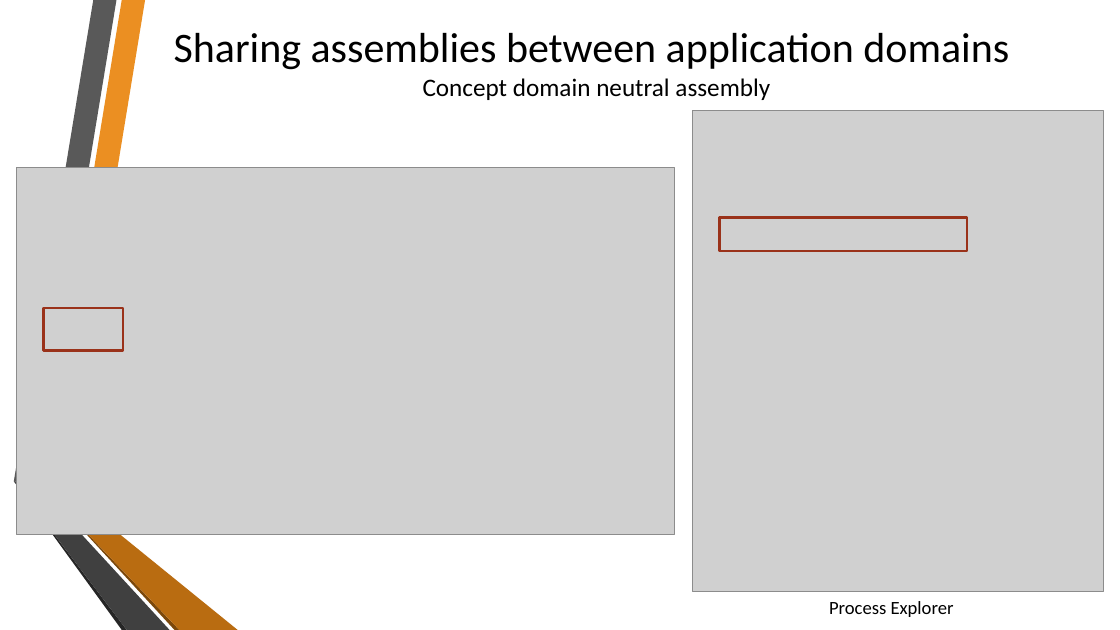
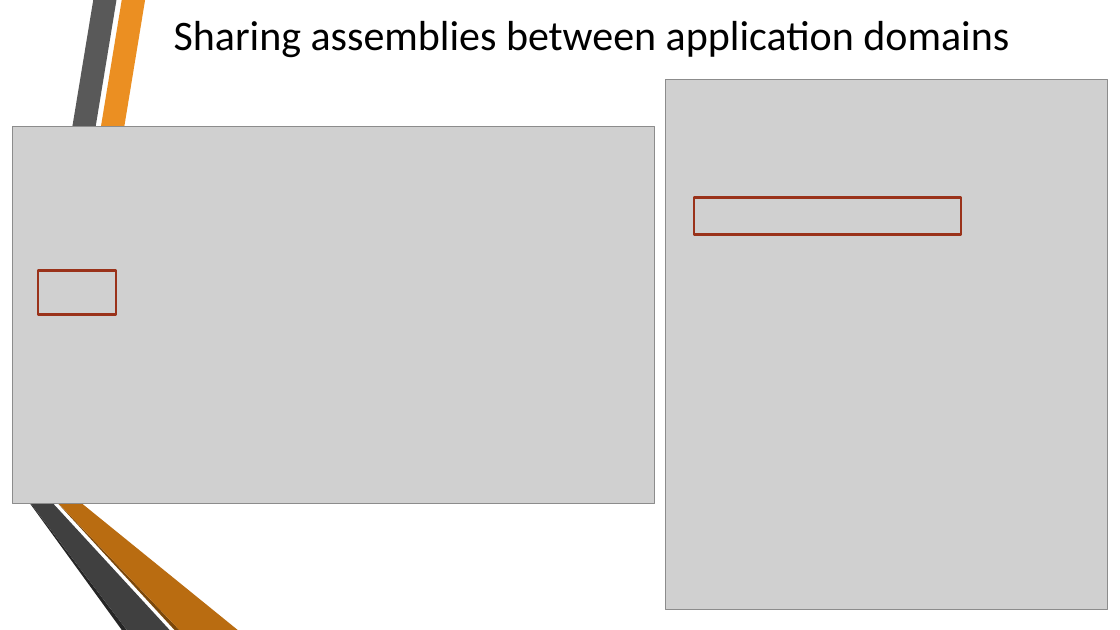
Before and after one commit to sflusov/IISSharingAssemblies, a slide deck: slide 12 of presentation/Sharing common assemblies.pptx (slide 11 before the commit). Drawn at 1120x630 pixels with LibreOffice and Linux fonts; fonts in the diff are those of the drawing; grey boxes stand for pictures; background and template pictures are left out. Boxes give left, top, right and bottom in pixels: in the first picture for what was removed or moved away, otherwise in the second. Text is boxed around its words. In the diff, an @@ line names an element or a change of style, - is before the commit and + after.

```diff
--- a/presentation/Sharing common assemblies.pptx
+++ b/presentation/Sharing common assemblies.pptx
@@ title at [174,21,1009,58]: text changed @@
-Sharing assemblies between application domains
-Concept domain neutral assembly
+Sharing assemblies between application domains
@@ picture: place and size @@
-picture at [693,111,1104,592]
+picture at [665,80,1108,610]
@@ picture: place and size @@
-picture at [17,168,675,535]
+picture at [13,126,655,503]
@@ rectangle: place and size @@
-rectangle at [720,218,968,251]
+rectangle at [695,197,962,234]
@@ rectangle: place and size @@
-rectangle at [44,308,124,351]
+rectangle at [39,271,117,314]
@@ text removed at [829,601,954,617] @@
-Process Explorer
```
Also in this commit, not shown: 14 other slides changed, 3 slides added, 1 slide removed.
